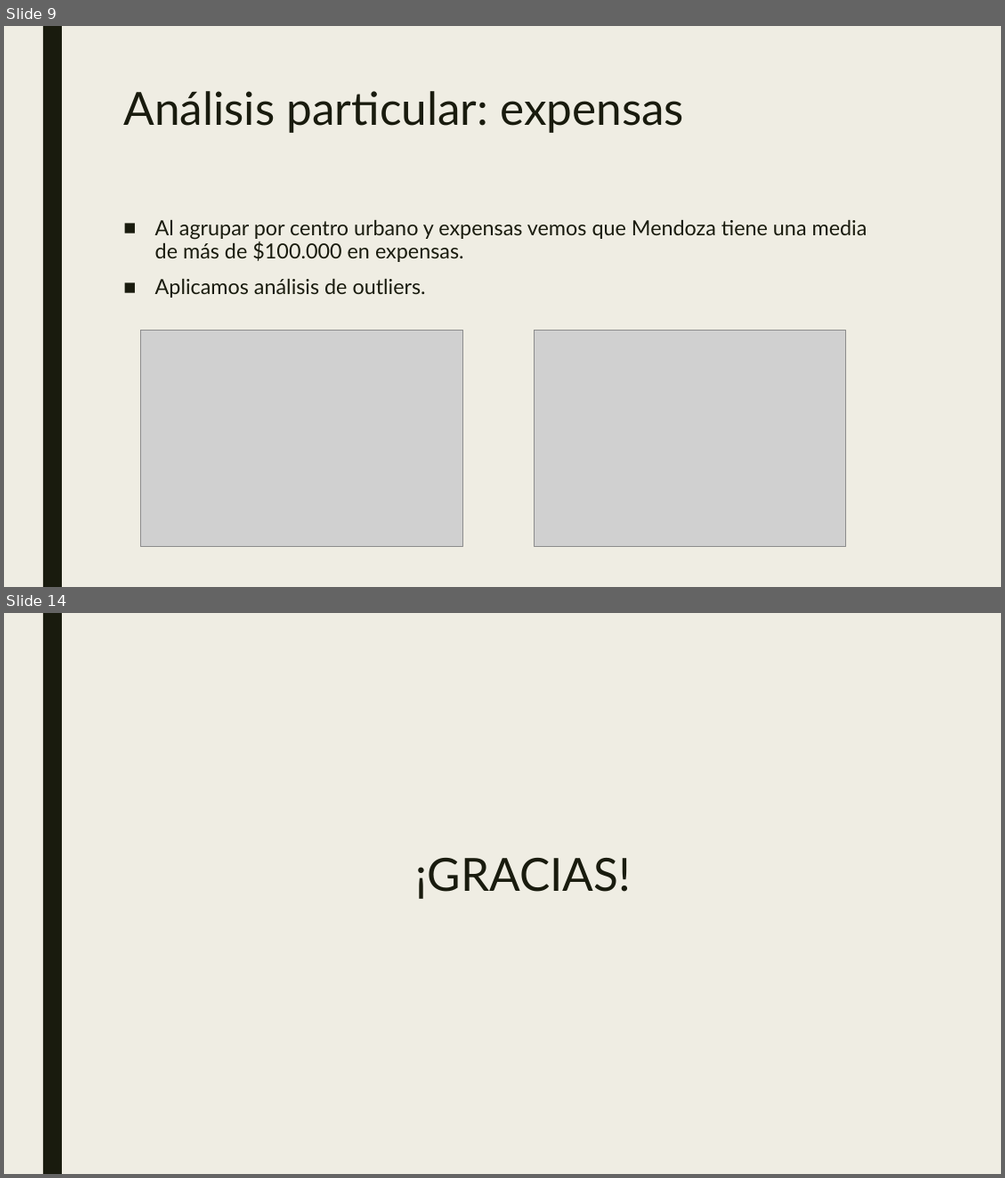
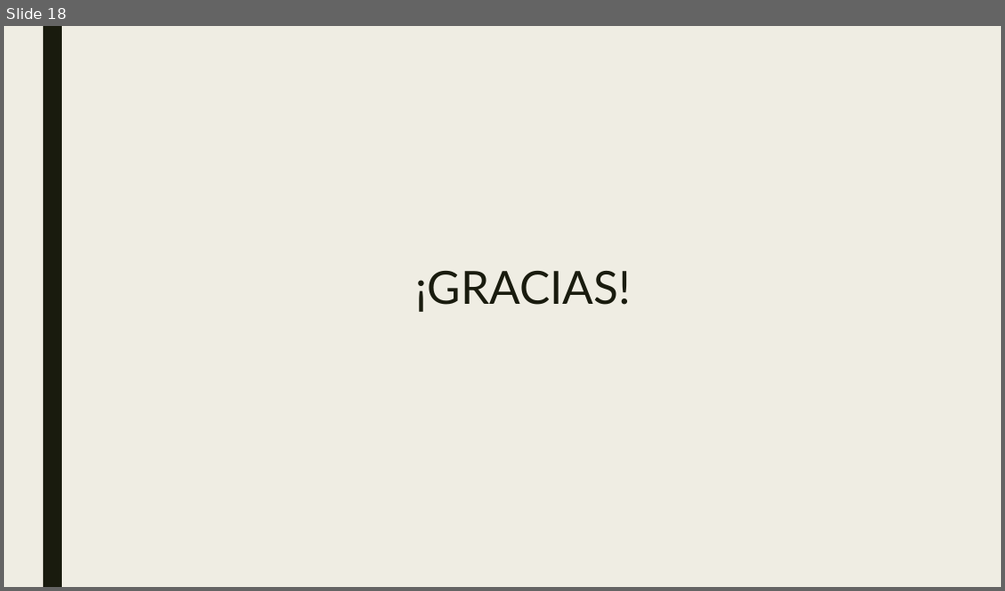
Before and after one commit to varelapablos/Desafio1-G3, a slide deck: Presentación - Desafio 2 - Regresión Lineal Properati.pptx. Shown one above the other, each under a label of ours: slides 9 and 14 before the commit, slide 18 after it; the slides between them are not shown. The pictures are 1005x1178 and 1005x591 pixels, drawn with LibreOffice and Linux fonts; fonts in the diff are those of the drawing; grey boxes stand for pictures. Boxes give left, top, right and bottom in pixels: in the first picture for what was removed or moved away, otherwise in the second. Text is boxed around its words. In the diff, an @@ line names an element or a change of style, - is before the commit and + after.

```diff
--- a/Presentación - Desafio 2 - Regresión Lineal Properati.pptx
+++ b/Presentación - Desafio 2 - Regresión Lineal Properati.pptx
@@ slide 9 removed at box(4, 26, 1001, 587), background #EFEDE3; not listed: 1 template element that a slide beside it also shows @@
@@ title removed at box(123, 91, 684, 133) @@
-Análisis particular: expensas
@@ text removed at box(155, 219, 867, 297) @@
-■ Al agrupar por centro urbano y expensas vemos que Mendoza tiene una media de más de $100.000 en expensas.
-■ Aplicamos análisis de outliers.
@@ picture removed at box(141, 330, 463, 546) @@
@@ picture removed at box(534, 330, 846, 547) @@
@@ what was slide 14 is now slide 18 @@
```
Also in this commit, not shown: 2 slides changed, 15 slides added, 10 other slides removed.
